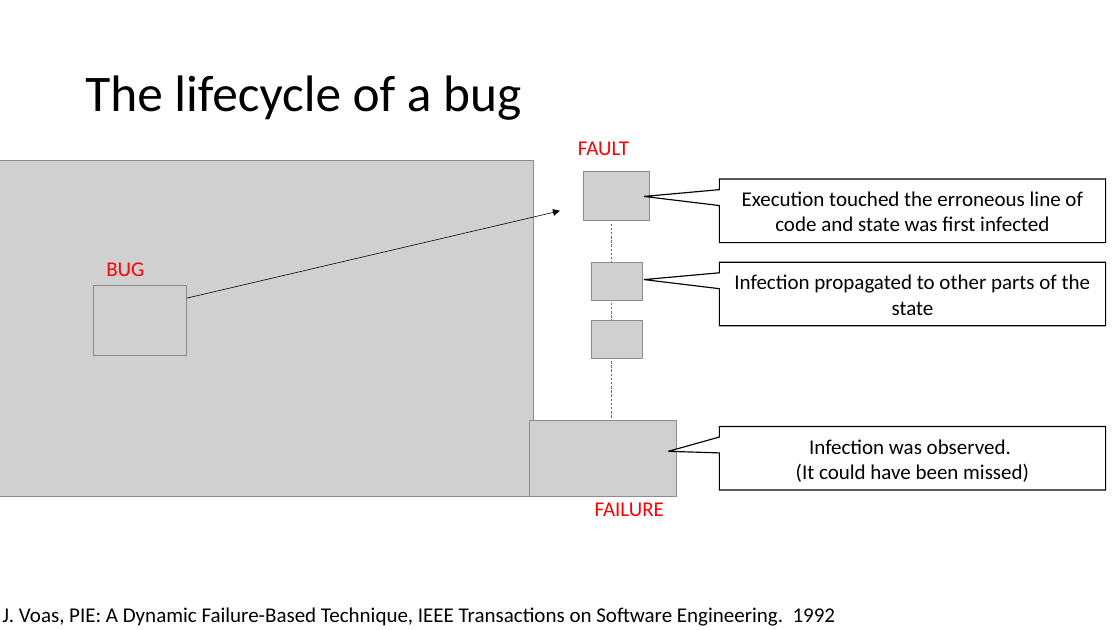
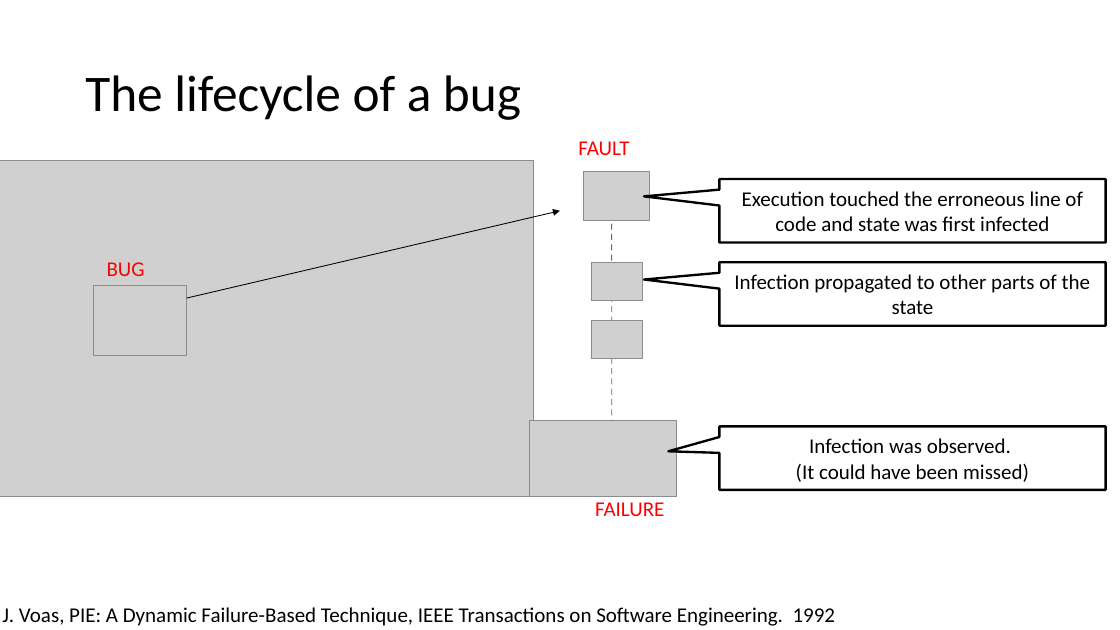
Before and after one commit to damorim/testing-cin-minicourse, a slide deck: slide 4 of testing-minicourse.pptx. Drawn at 1120x630 pixels with LibreOffice and Linux fonts; fonts in the diff are those of the drawing; grey boxes stand for pictures. Boxes give left, top, right and bottom in pixels: in the first picture for what was removed or moved away, otherwise in the second. Text is boxed around its words. In the diff, an @@ line names an element or a change of style, - is before the commit and + after.

Commit message:
slides

```diff
--- a/testing-minicourse.pptx
+++ b/testing-minicourse.pptx
@@ arrow removed from (187, 298) to (560, 211) @@
@@ freeform shape added at <box>187,211,560,298</box>, outline #000000 0.75 pt @@
@@ line (612, 223) - (612, 420): stroke #4472C4 0.5 pt dashed to #3F6FC3 0.75 pt @@
@@ outline #000000 1 pt to #000000 2 pt in 3 elements at <box>719,262,1106,326</box>, <box>719,179,1106,243</box>, <box>719,427,1106,491</box> @@
```
Also in this commit, not shown: 6 other slides changed, 24 slides added.
